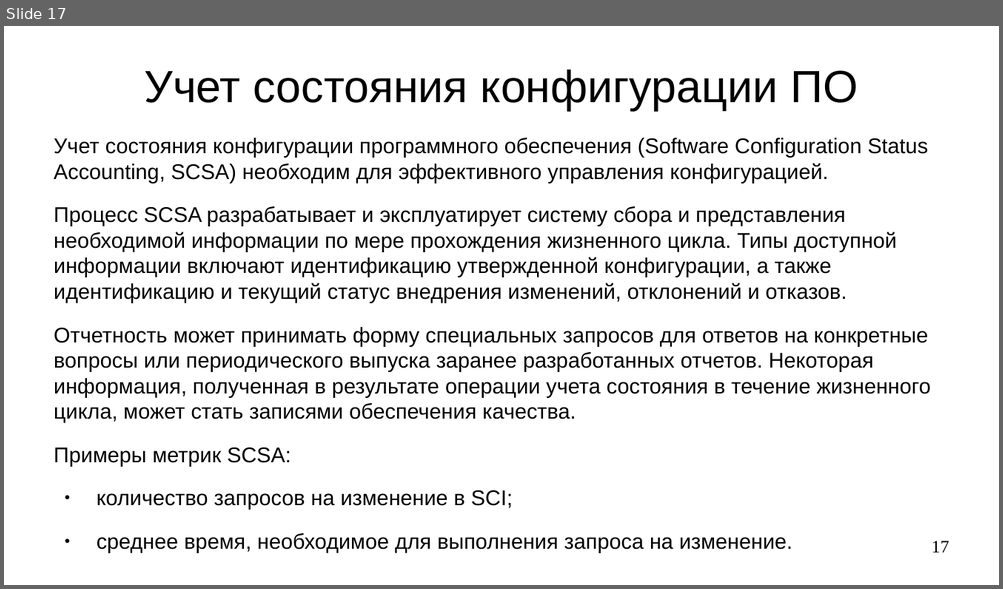
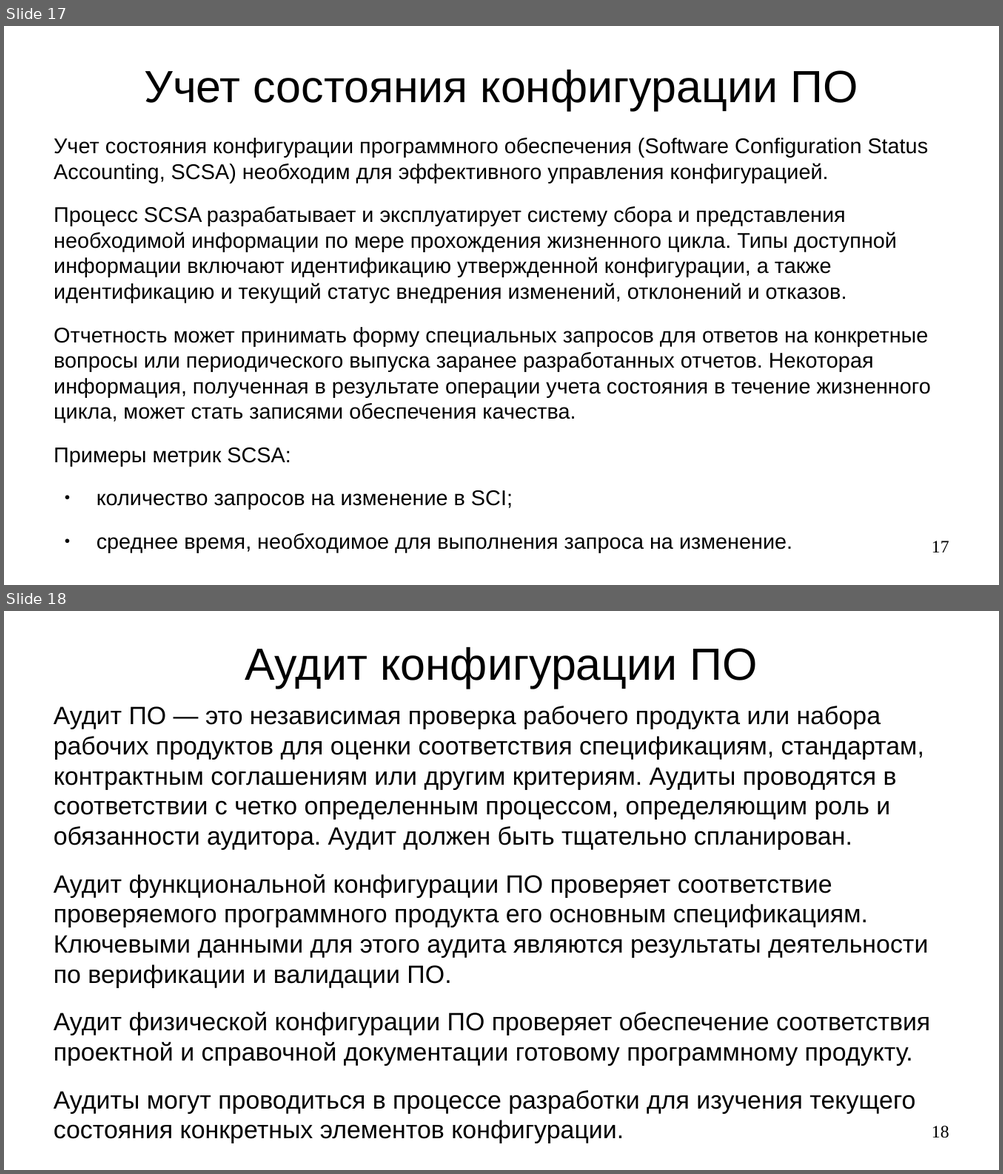
Before and after one commit to steelcraft/stud-lab, a slide deck: Лекции/CASWE01#L6.odp. Shown one above the other, each under a label of ours: slide 17 before the commit, slides 17 and 18 after it. The pictures are 1003x589 and 1003x1174 pixels, drawn with LibreOffice and Linux fonts; fonts in the diff are those of the drawing. Boxes give left, top, right and bottom in pixels: in the first picture for what was removed or moved away, otherwise in the second. Text is boxed around its words. In the diff, an @@ line names an element or a change of style, - is before the commit and + after.

Commit message:
Добавлен раздел "Аудит конфигурации ПО"

```diff
--- a/Лекции/CASWE01#L6.odp
+++ b/Лекции/CASWE01#L6.odp
@@ slide 18 added at <box>4,611,999,1170</box>, background #FFFFFF @@
@@ title added at <box>244,647,757,688</box>, 36 pt, text #000000 @@
+Аудит конфигурации ПО
@@ text added at <box>54,706,930,1144</box>, 20 pt, text #000000 @@
+Аудит ПО — это независимая проверка рабочего продукта или набора рабочих продуктов для оценки соответствия спецификациям, стандартам, контрактным соглашениям или другим критериям. Аудиты проводятся в соответствии с четко определенным процессом, определяющим роль и обязанности аудитора. Аудит должен быть тщательно спланирован.
+Аудит функциональной конфигурации ПО проверяет соответствие проверяемого программного продукта его основным спецификациям. Ключевыми данными для этого аудита являются результаты деятельности по верификации и валидации ПО.
+Аудит физической конфигурации ПО проверяет обеспечение соответствия проектной и справочной документации готовому программному продукту.
+Аудиты могут проводиться в процессе разработки для изучения текущего состояния конкретных элементов конфигурации.
@@ page number added at <box>931,1126,949,1139</box>, 14 pt, text #000000 @@
+18
```
